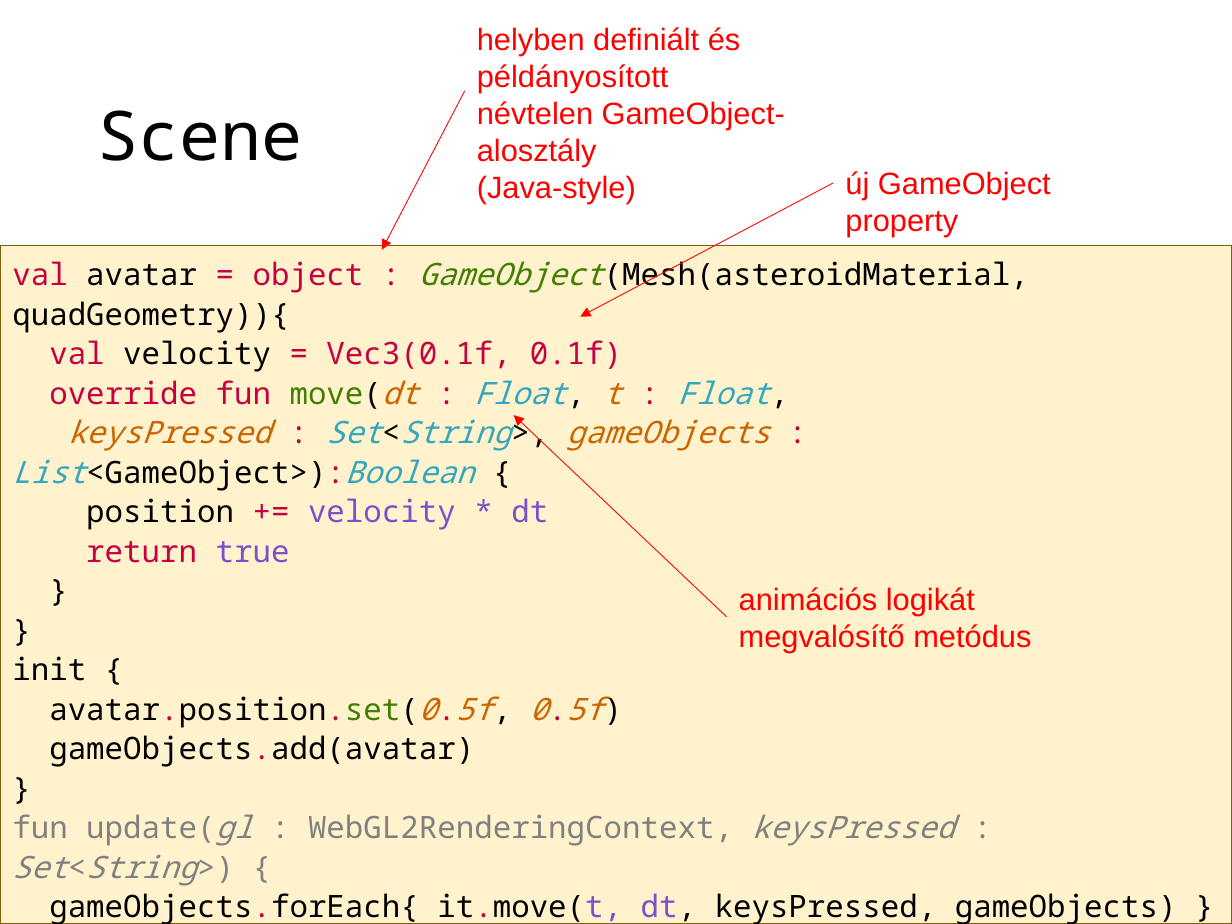
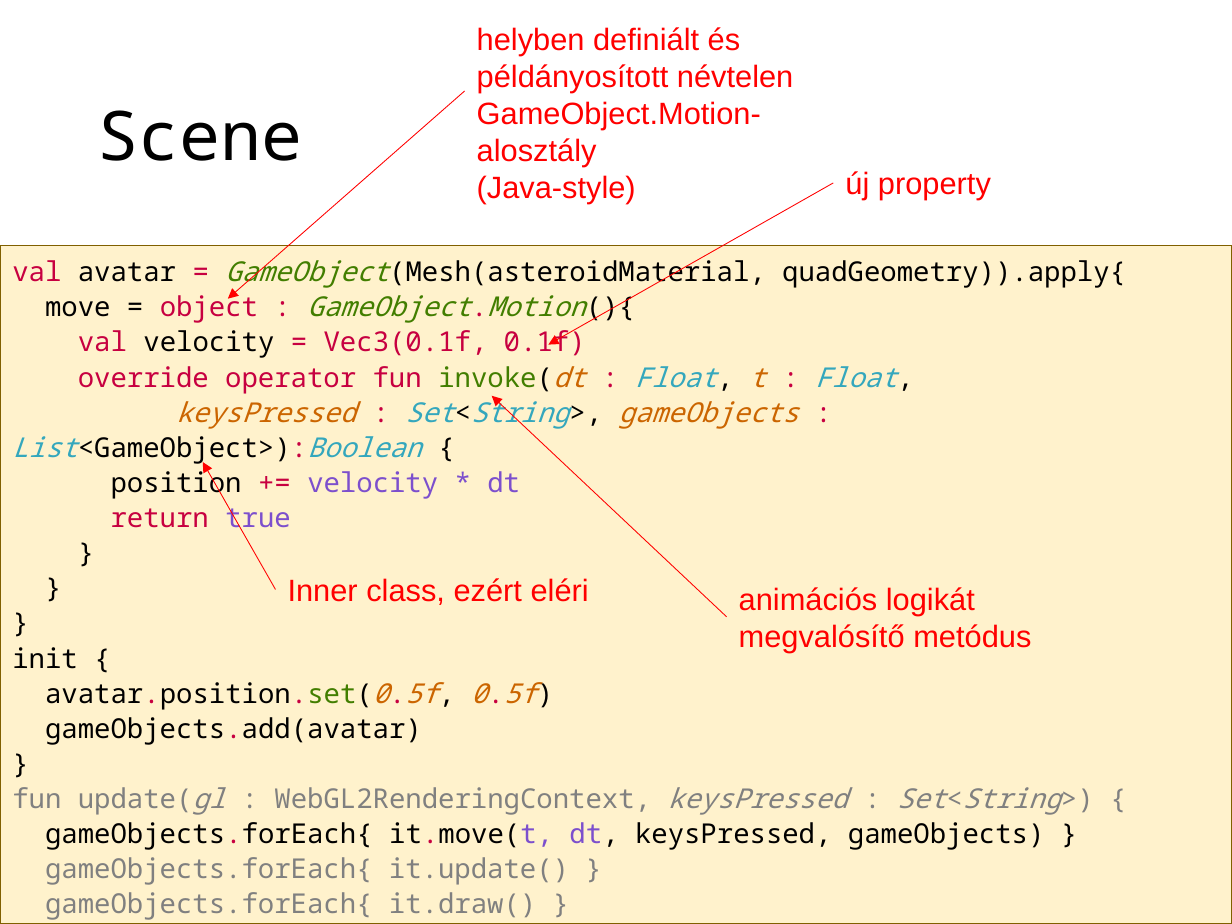
Before and after one commit to szecsi/kogfactory, a slide deck: slide 17 of projects/kog.3gr.020-gom/lab.pptx. Drawn at 1232x924 pixels with LibreOffice and Linux fonts; fonts in the diff are those of the drawing. Boxes give left, top, right and bottom in pixels: in the first picture for what was removed or moved away, otherwise in the second. Text is boxed around its words. In the diff, an @@ line names an element or a change of style, - is before the commit and + after.

```diff
--- a/projects/kog.3gr.020-gom/lab.pptx
+++ b/projects/kog.3gr.020-gom/lab.pptx
@@ text at (x1=477, y1=27, x2=793, y2=167): text changed @@
-helyben definiált és példányosított névtelen GameObject-alosztály
+helyben definiált és példányosított névtelen GameObject.Motion-alosztály
@@ arrow moved from (464, 91) - (382, 250) to (464, 91) - (228, 298) @@
@@ text at (x1=845, y1=171, x2=991, y2=200): text changed @@
-új GameObject property
+új property
@@ arrow moved from (833, 182) - (580, 317) to (833, 182) - (548, 345) @@
@@ text at (x1=0, y1=246, x2=1232, y2=924): paragraph added @@
+}
@@ text at (x1=12, y1=254, x2=1126, y2=324): text changed; size 18 to 16 pt @@
-val avatar = object : GameObject(Mesh(asteroidMaterial, quadGeometry)){
+val avatar = GameObject(Mesh(asteroidMaterial, quadGeometry)).apply{
+move = object : GameObject.Motion(){
@@ text at (x1=12, y1=326, x2=1061, y2=920): size 18 to 16 pt in "val velocity = Vec3(0.1f, 0.1f)", "keysPressed : Set<String>, gameObjects : List<GameObject>):B ...", "position += velocity * dt", "return true" and 11 more places @@
@@ text at (x1=78, y1=366, x2=897, y2=394): text changed; size 18 to 16 pt @@
-override fun move(dt : Float, t : Float,
+override operator fun invoke(dt : Float, t : Float,
@@ arrow moved from (727, 617) - (514, 415) to (727, 617) - (492, 395) @@
@@ arrow added from (276, 589) to (203, 462), #FF0000 0.5 pt @@
@@ text added at (x1=288, y1=578, x2=589, y2=605), 18 pt, text #FF0000 @@
+Inner class, ezért eléri
```
Also in this commit, not shown: 4 other slides changed, 5 other files.
